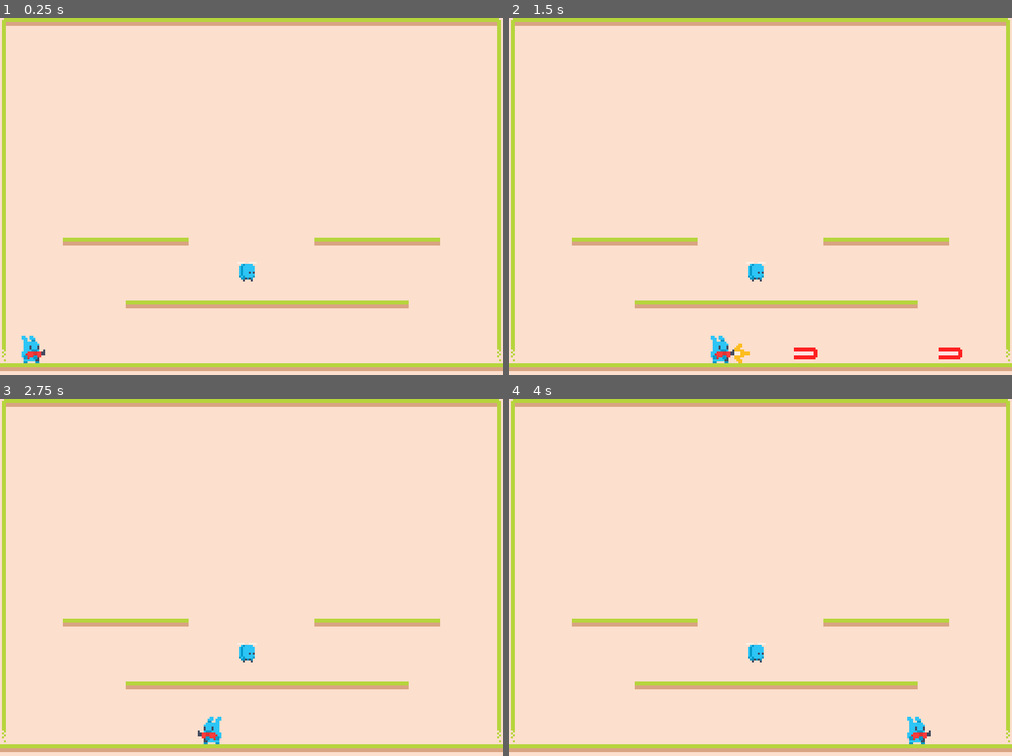
Above: before the commit, frames 1-4 (two rows, left to right).
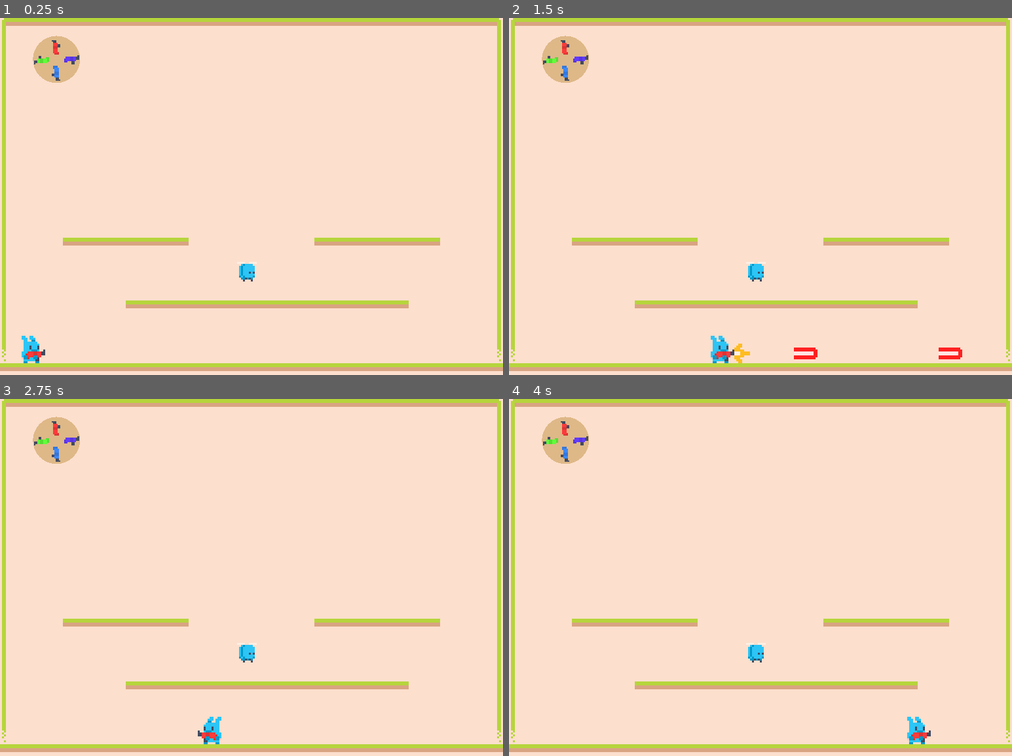
Above: after the commit, the same moments.

Repository: twe4ked/rotato
Game: Godot game, scene res://World.tscn
Same seed, same stepped clock (60 frames per second), same inputs: the game is played once before the commit and once after it.
Inputs:
- Up to frame 1 (0.25 s): no input
- Up to frame 2 (1.5 s): tap Enter (ui_accept) at 0.5, 0.6, 0.77, 1.07, 1.35 s; hold Right (ui_right) from 0.53 s (still down)
- Up to frame 3 (2.75 s): tap Enter (ui_accept) at 1.52, 1.82, 2.1 s; release Right (ui_right) at 2.03 s; hold Left (ui_left) from 2.03 s (still down)
- Up to frame 4 (4 s): release Left (ui_left) at 2.78 s; hold Right (ui_right) from 2.78 s (still down); tap Enter (ui_accept) at 2.85, 3.02, 3.32, 3.6, 3.77 s

The runs differ from the first frame. In frame 1, 1.0% of the frame differs, in the area x 6-16%, y 4-19%; in frame 2, 1.0%; in frame 3, 1.0%; in frame 4, 1.0%.

Commit message:
Add weapon spinner

Diff:
--- a/Player.gd
+++ b/Player.gd
@@ -34,12 +34,13 @@
 	sprite.play()
 
 func _process(delta):
+	var world = get_tree().current_scene
+
 	if Input.is_action_just_pressed("ui_accept"):
 		muzzleFlashTimer.start(0.2)
 
 		var projectile = spawn_projectile()
 		print(projectile)
-		var world = get_tree().current_scene
 		world.add_child(projectile)
 
 	if muzzleFlashTimer.time_left > 0:
@@ -49,17 +50,27 @@
 
 	rotate_weapon_color()
 
+	var spinner_rotation = 0.0
 	var hue = 0.0
 	match weapon_color:
 		WeaponColor.Red:
 			hue = 0.0
+			spinner_rotation = 0.0
 		WeaponColor.Green:
 			hue = 0.3
+			spinner_rotation = 90.0
 		WeaponColor.Blue:
 			hue = 0.6
+			spinner_rotation = 180.0
 		WeaponColor.Purple:
 			hue = 0.7
+			spinner_rotation = 270.0
+
 	sprite.get_material().set_shader_param("hue", hue)
+
+	var weaponSpinner = world.find_node("WeaponSpinner")
+	var old_rotation = weaponSpinner.get_rotation()
+	weaponSpinner.set_rotation(lerp_angle(old_rotation, deg2rad(spinner_rotation), delta * 10))
 
 func _physics_process(delta):
 	move(delta)
--- /dev/null
+++ b/WeaponBlue.tscn
@@ -0,0 +1,18 @@
+[gd_scene load_steps=4 format=2]
+
+[ext_resource path="res://Weapon.shader" type="Shader" id=1]
+[ext_resource path="res://tilemap_packed.png" type="Texture" id=2]
+
+[sub_resource type="ShaderMaterial" id=1]
+resource_local_to_scene = true
+shader = ExtResource( 1 )
+shader_param/hue = 0.6
+
+[node name="Weapon" type="Node2D"]
+
+[node name="Sprite" type="Sprite" parent="."]
+material = SubResource( 1 )
+texture = ExtResource( 2 )
+hframes = 10
+vframes = 6
+frame = 50
--- /dev/null
+++ b/WeaponGreen.tscn
@@ -0,0 +1,18 @@
+[gd_scene load_steps=4 format=2]
+
+[ext_resource path="res://Weapon.shader" type="Shader" id=1]
+[ext_resource path="res://tilemap_packed.png" type="Texture" id=2]
+
+[sub_resource type="ShaderMaterial" id=1]
+resource_local_to_scene = true
+shader = ExtResource( 1 )
+shader_param/hue = 0.3
+
+[node name="Weapon" type="Node2D"]
+
+[node name="Sprite" type="Sprite" parent="."]
+material = SubResource( 1 )
+texture = ExtResource( 2 )
+hframes = 10
+vframes = 6
+frame = 50
--- /dev/null
+++ b/WeaponPurple.tscn
@@ -0,0 +1,18 @@
+[gd_scene load_steps=4 format=2]
+
+[ext_resource path="res://Weapon.shader" type="Shader" id=1]
+[ext_resource path="res://tilemap_packed.png" type="Texture" id=2]
+
+[sub_resource type="ShaderMaterial" id=1]
+resource_local_to_scene = true
+shader = ExtResource( 1 )
+shader_param/hue = 0.7
+
+[node name="Weapon" type="Node2D"]
+
+[node name="Sprite" type="Sprite" parent="."]
+material = SubResource( 1 )
+texture = ExtResource( 2 )
+hframes = 10
+vframes = 6
+frame = 50
--- /dev/null
+++ b/WeaponRed.tscn
@@ -0,0 +1,18 @@
+[gd_scene load_steps=4 format=2]
+
+[ext_resource path="res://Weapon.shader" type="Shader" id=1]
+[ext_resource path="res://tilemap_packed.png" type="Texture" id=2]
+
+[sub_resource type="ShaderMaterial" id=1]
+resource_local_to_scene = true
+shader = ExtResource( 1 )
+shader_param/hue = 0.0
+
+[node name="Weapon" type="Node2D"]
+
+[node name="Sprite" type="Sprite" parent="."]
+material = SubResource( 1 )
+texture = ExtResource( 2 )
+hframes = 10
+vframes = 6
+frame = 50
--- /dev/null
+++ b/WeaponSpinner.gd
@@ -0,0 +1,15 @@
+extends Node2D
+
+
+# Declare member variables here. Examples:
+# var a = 2
+# var b = "text"
+
+
+# Called when the node enters the scene tree for the first time.
+func _draw():
+	draw_circle(Vector2.ZERO, 12.0, Color.burlywood)
+
+# Called every frame. 'delta' is the elapsed time since the previous frame.
+#func _process(delta):
+#	pass
--- a/World.tscn
+++ b/World.tscn
@@ -1,9 +1,14 @@
-[gd_scene load_steps=20 format=2]
+[gd_scene load_steps=25 format=2]
 
 [ext_resource path="res://tilemap_packed.png" type="Texture" id=1]
 [ext_resource path="res://Player.gd" type="Script" id=2]
 [ext_resource path="res://Enemy.tscn" type="PackedScene" id=3]
 [ext_resource path="res://Weapon.shader" type="Shader" id=4]
+[ext_resource path="res://WeaponSpinner.gd" type="Script" id=6]
+[ext_resource path="res://WeaponBlue.tscn" type="PackedScene" id=7]
+[ext_resource path="res://WeaponRed.tscn" type="PackedScene" id=8]
+[ext_resource path="res://WeaponGreen.tscn" type="PackedScene" id=9]
+[ext_resource path="res://WeaponPurple.tscn" type="PackedScene" id=10]
 
 [sub_resource type="ConvexPolygonShape2D" id=14]
 points = PoolVector2Array( 0, 0, 0, 0, 16, 0, 16, 4, 4, 4, 4, 16, 0, 16 )
@@ -303,3 +308,26 @@
 
 [node name="Enemy" parent="." instance=ExtResource( 3 )]
 position = Vector2( 125.719, 129.4 )
+
+[node name="WeaponSpinner" type="Node2D" parent="."]
+position = Vector2( 28.7369, 21.1329 )
+script = ExtResource( 6 )
+
+[node name="Red" parent="WeaponSpinner" instance=ExtResource( 8 )]
+position = Vector2( -0.235367, -6.19619 )
+rotation = 4.71239
+scale = Vector2( 0.75, 0.75 )
+
+[node name="Green" parent="WeaponSpinner" instance=ExtResource( 9 )]
+position = Vector2( -7.58688, 0.38232 )
+rotation = 3.14159
+scale = Vector2( 0.75, 0.75 )
+
+[node name="Blue" parent="WeaponSpinner" instance=ExtResource( 7 )]
+position = Vector2( -0.291338, 7.06576 )
+rotation = 1.5708
+scale = Vector2( 0.75, 0.75 )
+
+[node name="Purple" parent="WeaponSpinner" instance=ExtResource( 10 )]
+position = Vector2( 7.6934, 0.190838 )
+scale = Vector2( 0.75, 0.75 )
